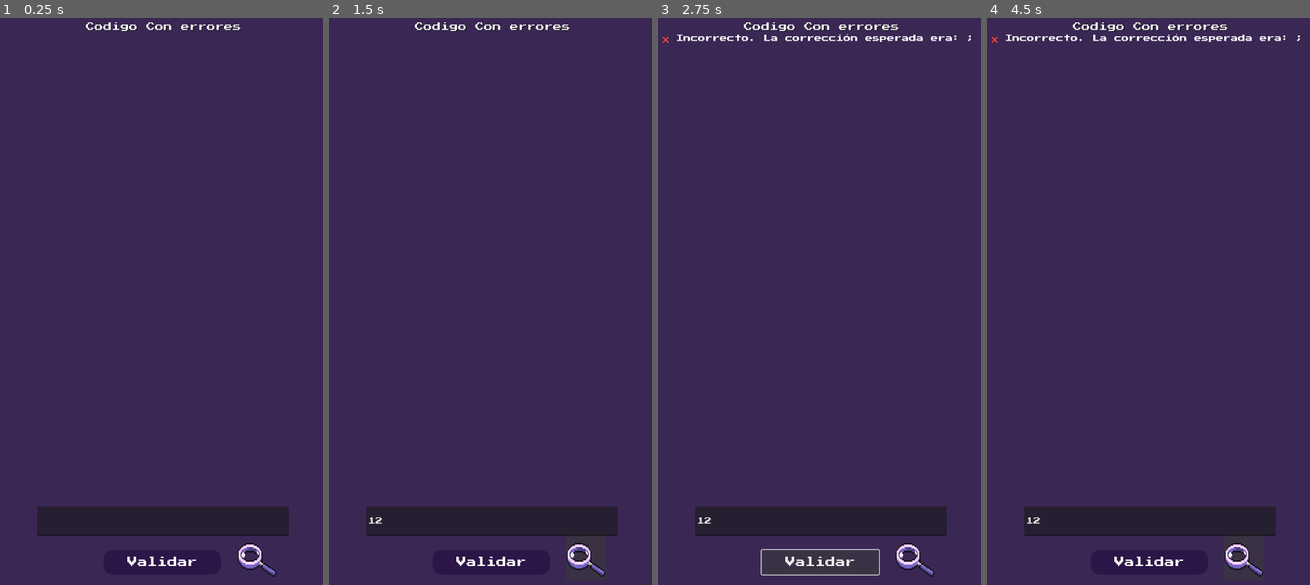
Above: before the commit, frames 1-4 (left to right).
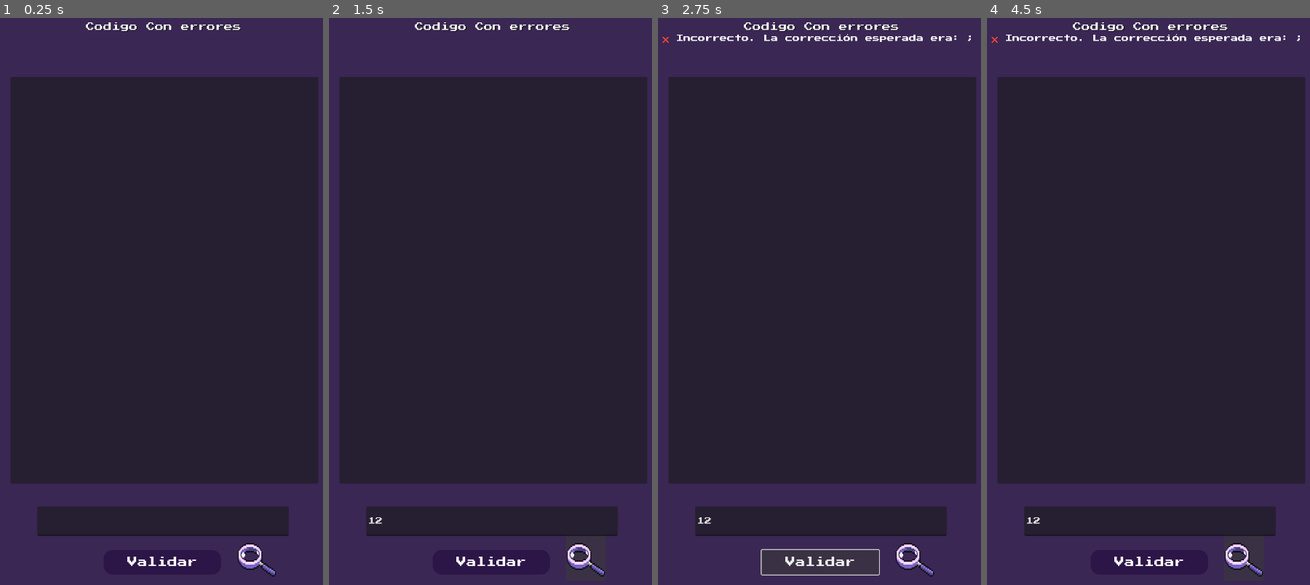
Above: after the commit, the same moments.

Repository: TonyCast2005/Galileo
Game: Godot game, scene res://escenas/Tipos_preguntas/CodigoConErrores/CodigoConErrores.tscn
Same seed, same stepped clock (60 frames per second), same inputs: the game is played once before the commit and once after it. This scene is started directly instead of the project's main scene.
Inputs (mouse positions are in pixels of both pictures, inside the frame that each line leads up to):
- Up to frame 1 (0.25 s): no input
- Up to frame 2 (1.5 s): click (490, 522) at 0.52 s; type "12" at 0.6 s; click (587, 556) at 1.25 s
- Up to frame 3 (2.75 s): click "Validar" at 2 s
- Up to frame 4 (4.5 s): click (1245, 556) at 2.75 s; click "Validar" at 3.5 s; click (1245, 556) at 4.25 s

The runs differ from the first frame. In frame 1, 68% of the frame differs, in the area x 3-99%, y 10-83%; in frame 2, 68%; in frame 3, 68%; in frame 4, 68%.
Error in both runs: Invalid assignment of property or key 'scale' with value of type 'Vector2' on a base object of type 'null instance'. (res://escenas/Tipos_preguntas/CodigoConEr…

Commit message:
ya se arrastra, falta implementar

Diff:
--- /dev/null
+++ b/galileo/escenas/Tipos_preguntas/Arrastrar_y_Soltar/ArrastrarSoltar.tscn
@@ -0,0 +1,43 @@
+[gd_scene load_steps=4 format=3 uid="uid://dyq24olsg6i6p"]
+
+[ext_resource type="PackedScene" uid="uid://58a32yh47ao7" path="res://escenas/Tipos_preguntas/Arrastrar_y_Soltar/bloque.tscn" id="1_6mnkq"]
+[ext_resource type="Script" uid="uid://bmt4wekmaxqgc" path="res://escenas/Tipos_preguntas/Arrastrar_y_Soltar/zona_trabajo.gd" id="1_rcjtp"]
+
+[sub_resource type="StyleBoxFlat" id="StyleBoxFlat_1pj5n"]
+bg_color = Color(0.388235, 0.341176, 0.560784, 1)
+
+[node name="ArrastrarSoltar" type="Control"]
+layout_mode = 3
+anchors_preset = 15
+anchor_right = 1.0
+anchor_bottom = 1.0
+grow_horizontal = 2
+grow_vertical = 2
+
+[node name="ColorRect" type="ColorRect" parent="."]
+layout_mode = 1
+anchors_preset = 15
+anchor_right = 1.0
+anchor_bottom = 1.0
+grow_horizontal = 2
+grow_vertical = 2
+color = Color(0.227451, 0.152941, 0.329412, 1)
+
+[node name="zonaTrabajo" type="Panel" parent="."]
+layout_mode = 0
+offset_left = 61.0
+offset_top = 365.0
+offset_right = 665.0
+offset_bottom = 1217.0
+theme_override_styles/panel = SubResource("StyleBoxFlat_1pj5n")
+script = ExtResource("1_rcjtp")
+
+[node name="contenedorOpc" type="VBoxContainer" parent="."]
+layout_mode = 0
+offset_left = 43.0
+offset_top = 171.0
+offset_right = 666.0
+offset_bottom = 331.0
+
+[node name="Panel" parent="contenedorOpc" instance=ExtResource("1_6mnkq")]
+layout_mode = 2
--- /dev/null
+++ b/galileo/escenas/Tipos_preguntas/Arrastrar_y_Soltar/bloque.tscn
@@ -0,0 +1,58 @@
+[gd_scene load_steps=4 format=3 uid="uid://58a32yh47ao7"]
+
+[sub_resource type="StyleBoxEmpty" id="StyleBoxEmpty_qbxhm"]
+
+[sub_resource type="StyleBoxFlat" id="StyleBoxFlat_a7f2l"]
+bg_color = Color(0.356912, 0.251651, 0.502396, 1)
+corner_radius_top_left = 40
+corner_radius_top_right = 40
+corner_radius_bottom_right = 40
+corner_radius_bottom_left = 40
+
+[sub_resource type="GDScript" id="GDScript_bvxcw"]
+script/source = "extends Label
+
+var is_dragging = false
+var mouse_offset = Vector2.ZERO
+
+func _input(event):
+	if event is InputEventMouseButton and event.button_index == MOUSE_BUTTON_LEFT:
+		if event.pressed:
+			if get_global_rect().has_point(event.position):
+				print(\"sprite :)\")
+				is_dragging = true
+				mouse_offset = event.position - global_position
+		else:
+			is_dragging = false
+			print(\"up\")
+
+func _process(delta):
+	if is_dragging:
+		global_position = get_global_mouse_position() - mouse_offset
+"
+
+[node name="Panel" type="Panel"]
+offset_right = 360.0
+offset_bottom = 131.0
+theme_override_styles/panel = SubResource("StyleBoxEmpty_qbxhm")
+
+[node name="bloque" type="Label" parent="."]
+custom_minimum_size = Vector2(100, 10)
+layout_mode = 1
+anchors_preset = -1
+anchor_left = 0.019
+anchor_top = 0.027
+anchor_right = 0.364
+anchor_bottom = 0.088
+offset_left = -6.574
+offset_top = 17.139
+offset_right = 215.626
+offset_bottom = 91.699
+grow_horizontal = 2
+grow_vertical = 2
+theme_override_styles/normal = SubResource("StyleBoxFlat_a7f2l")
+text = "Opción"
+horizontal_alignment = 1
+vertical_alignment = 1
+autowrap_mode = 2
+script = SubResource("GDScript_bvxcw")
--- /dev/null
+++ b/galileo/escenas/Tipos_preguntas/Arrastrar_y_Soltar/zona_trabajo.gd
@@ -0,0 +1,8 @@
+extends Panel
+
+func can_drop_data(at_position, data):
+	return data.has("tipo") and data["tipo"] == "bloque"
+
+func drop_data(at_position, data):
+	var nodo = data["nodo"]
+	nodo.reparent(self)
--- a/galileo/escenas/Tipos_preguntas/CodigoConErrores/CodigoConErrores.tscn
+++ b/galileo/escenas/Tipos_preguntas/CodigoConErrores/CodigoConErrores.tscn
@@ -87,10 +87,10 @@
 
 [node name="Panel" type="Panel" parent="."]
 layout_mode = 0
-offset_left = 1011.0
-offset_top = 154.0
-offset_right = 1688.0
-offset_bottom = 1048.0
+offset_left = 23.0
+offset_top = 131.0
+offset_right = 700.0
+offset_bottom = 1025.0
 
 [node name="RichTextLabel" type="RichTextLabel" parent="Panel"]
 layout_mode = 1
--- a/galileo/escenas/Tipos_preguntas/GatoIntergalactico/Gato_Intergalactico.tscn
+++ /dev/null
@@ -1,12 +0,0 @@
-[gd_scene load_steps=2 format=3 uid="uid://i6npo6fonco6"]
-
-[ext_resource type="Texture2D" uid="uid://b1he0djyilmn5" path="res://assets/sprites/misc/espacioFondo.png" id="1_27al3"]
-
-[node name="Sprite2D" type="Sprite2D"]
-
-[node name="EspacioFondo" type="Sprite2D" parent="."]
-position = Vector2(362.5, 635)
-scale = Vector2(1.38269, 1.25195)
-texture = ExtResource("1_27al3")
-
-[node name="Sprite2D" type="Sprite2D" parent="."]
Not shown, added: galileo/escenas/Tipos_preguntas/Arrastrar_y_Soltar/zona_trabajo.gd.uid
Not shown, added: galileo/escenas/Tipos_preguntas/Arrastrar_y_Soltar/opcion.tscn1234512230.tmp
Not shown, added: galileo/escenas/Tipos_preguntas/Arrastrar_y_Soltar/opcion.tscn1401944196.tmp
Not shown, added: galileo/escenas/Tipos_preguntas/Arrastrar_y_Soltar/opcion.tscn1409773938.tmp
